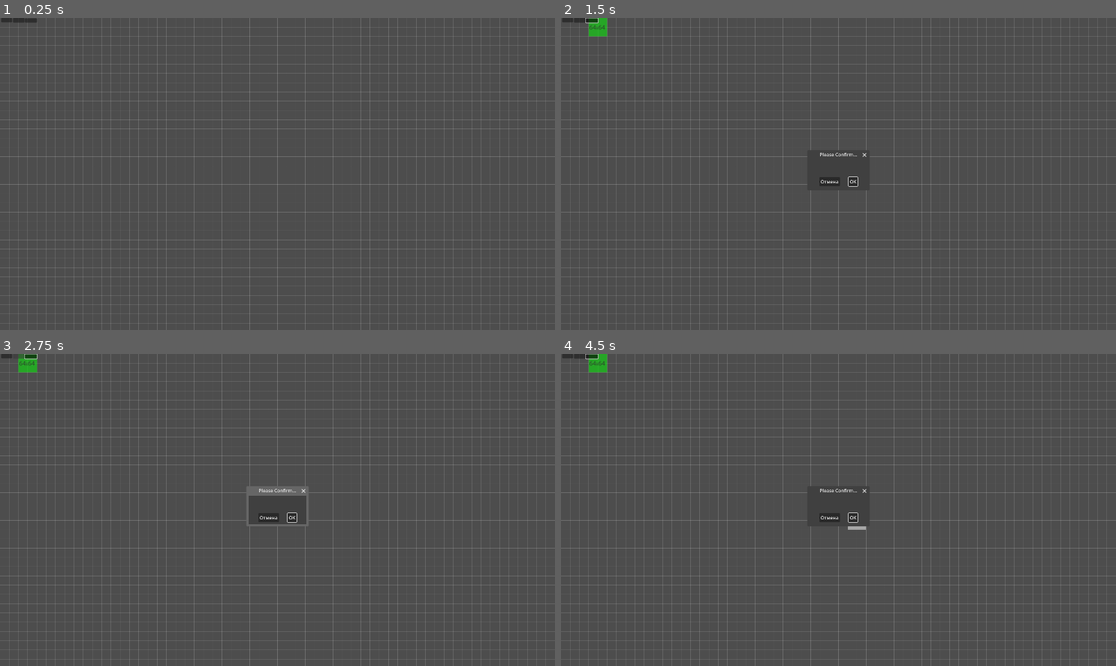
Above: before the commit, frames 1-4 (two rows, left to right).
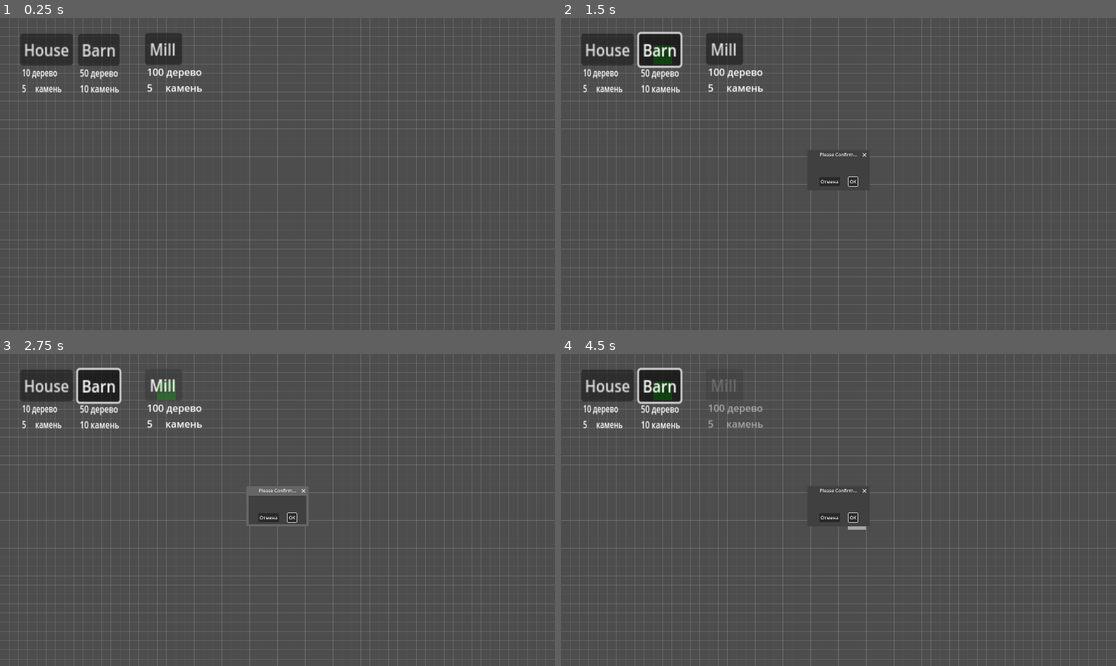
Above: after the commit, the same moments.

Repository: McRamon/Homework
Game: Godot game, scene res://scenes/Main.tscn
The game is run twice, just before and just after one commit, with the same random seed, the same clock (stepped at 60 frames per second) and the same inputs.
Inputs (mouse positions are in pixels of both pictures, inside the frame that each line leads up to; where the layout moved, square brackets give the same spot in the first picture):
- Up to frame 1 (0.25 s): no input
- Up to frame 2 (1.5 s): click (605, 49) [566, 21] at 0.5 s; click (660, 49) [594, 21] at 1.25 s
- Up to frame 3 (2.75 s): click (160, 385) [16, 357] at 2 s
- Up to frame 4 (4.5 s): click "OK" at 2.75 s; click (605, 385) [566, 357] at 3.5 s; click (660, 385) [594, 357] at 4.25 s

The runs differ from the first frame. In frame 1, 2.8% of the frame differs, in the area x 0-37%, y 0-25%; in frame 2, 3.2%; in frame 3, 2.8%; in frame 4, 2.6%.

Commit message:
Улучшение строительства 1.1
+стоимость постройки
+ресурс менеджер

Diff:
--- a/scenes/Main.tscn
+++ b/scenes/Main.tscn
@@ -1,9 +1,10 @@
-[gd_scene load_steps=6 format=3 uid="uid://cuqwiwbmexb2b"]
+[gd_scene load_steps=7 format=3 uid="uid://cuqwiwbmexb2b"]
 
 [ext_resource type="Script" uid="uid://cskd1pbx25sbl" path="res://scripts/main.gd" id="1_elqb8"]
 [ext_resource type="PackedScene" uid="uid://bg0fpe7icftou" path="res://scenes/house.tscn" id="2_rarhs"]
 [ext_resource type="PackedScene" uid="uid://cskwht2ywc8fl" path="res://scenes/barn.tscn" id="3_vcsgt"]
 [ext_resource type="PackedScene" uid="uid://chi8mgnkjlrte" path="res://scenes/mill.tscn" id="4_c01mt"]
+[ext_resource type="Script" uid="uid://bnklsggrwv3r5" path="res://scripts/resource_manager.gd" id="5_c01mt"]
 [ext_resource type="Script" uid="uid://cwih4o76gqssw" path="res://scripts/grid.gd" id="5_vcsgt"]
 
 [node name="Main" type="Node2D"]
@@ -11,6 +12,9 @@
 house_scene = ExtResource("2_rarhs")
 barn_scene = ExtResource("3_vcsgt")
 mill_scene = ExtResource("4_c01mt")
+
+[node name="ResourceManager" type="Node" parent="."]
+script = ExtResource("5_c01mt")
 
 [node name="Grid" type="Node2D" parent="."]
 script = ExtResource("5_vcsgt")
@@ -20,19 +24,55 @@
 [node name="CanvasLayer" type="CanvasLayer" parent="."]
 
 [node name="HouseButton" type="Button" parent="CanvasLayer"]
-offset_left = 4.0
-offset_right = 42.0
-offset_bottom = 15.0
+offset_left = 70.0
+offset_top = 54.0
+offset_right = 127.0
+offset_bottom = 85.0
+scale = Vector2(3.19059, 3.56282)
+text = "House"
+
+[node name="Label" type="Label" parent="CanvasLayer/HouseButton"]
+offset_left = 2.0
+offset_top = 31.0
+offset_right = 93.0
+offset_bottom = 80.0
+scale = Vector2(0.475934, 0.5896)
+text = "10 дерево
+5     камень"
 
 [node name="BarnButton" type="Button" parent="CanvasLayer"]
-offset_left = 86.0
-offset_top = 1.0
-offset_right = 128.0
-offset_bottom = 16.0
+offset_left = 270.0
+offset_top = 55.0
+offset_right = 315.0
+offset_bottom = 86.0
+scale = Vector2(3.19059, 3.56282)
+text = "Barn"
+
+[node name="Label" type="Label" parent="CanvasLayer/BarnButton"]
+offset_left = 2.0
+offset_top = 31.0
+offset_right = 93.0
+offset_bottom = 80.0
+scale = Vector2(0.515705, 0.5896)
+text = "50 дерево
+10 камень"
 
 [node name="MillButton" type="Button" parent="CanvasLayer"]
-offset_left = 45.0
-offset_right = 85.0
-offset_bottom = 16.0
+offset_left = 502.0
+offset_top = 52.0
+offset_right = 542.0
+offset_bottom = 83.0
+scale = Vector2(3.19059, 3.56282)
+text = "Mill"
+
+[node name="Label" type="Label" parent="CanvasLayer/MillButton"]
+layout_mode = 0
+offset_left = 2.0
+offset_top = 31.0
+offset_right = 93.0
+offset_bottom = 80.0
+scale = Vector2(0.666285, 0.5896)
+text = "100 дерево
+5     камень"
 
 [node name="PlaceDialog" type="ConfirmationDialog" parent="CanvasLayer"]
--- a/scenes/barn.tscn
+++ b/scenes/barn.tscn
@@ -10,6 +10,10 @@
 script = ExtResource("1_xlpyp")
 footprint = Vector2i(8, 4)
 build_time = 5.0
+cost = {
+"stone": 10,
+"wood": 50
+}
 
 [node name="Sprite2D" type="Sprite2D" parent="."]
 texture = ExtResource("2_ldo1f")
@@ -28,3 +32,16 @@
 offset_bottom = -79.0
 text = "00:00:00"
 metadata/_edit_use_anchors_ = true
+
+[node name="CostLabel" type="Label" parent="."]
+anchors_preset = -1
+anchor_left = 0.5
+anchor_top = 5.86957
+anchor_right = 0.5
+anchor_bottom = 5.86957
+offset_left = -31.0
+offset_top = 66.0
+offset_right = 33.0
+offset_bottom = 89.0
+text = "00:00:00"
+metadata/_edit_use_anchors_ = true
--- a/scenes/house.tscn
+++ b/scenes/house.tscn
@@ -24,5 +24,13 @@
 text = "00:00:00"
 metadata/_edit_use_anchors_ = true
 
+[node name="CostLabel" type="Label" parent="."]
+offset_left = -31.0
+offset_top = 33.0
+offset_right = 33.0
+offset_bottom = 56.0
+text = "00:00:00"
+metadata/_edit_use_anchors_ = true
+
 [node name="BuildTimer" type="Timer" parent="."]
 one_shot = true
--- a/scenes/mill.tscn
+++ b/scenes/mill.tscn
@@ -6,9 +6,13 @@
 [sub_resource type="RectangleShape2D" id="RectangleShape2D_r14oo"]
 size = Vector2(253, 258)
 
-[node name="House" type="Area2D"]
+[node name="Mill" type="Area2D"]
 script = ExtResource("1_on67h")
 footprint = Vector2i(8, 8)
+cost = {
+"stone": 5,
+"wood": 100
+}
 
 [node name="Sprite2D" type="Sprite2D" parent="."]
 texture = ExtResource("2_r14oo")
@@ -27,3 +31,11 @@
 offset_bottom = -147.0
 text = "00:00:00"
 metadata/_edit_use_anchors_ = true
+
+[node name="CostLabel" type="Label" parent="."]
+offset_left = -30.0
+offset_top = 133.0
+offset_right = 34.0
+offset_bottom = 156.0
+text = "00:00:00"
+metadata/_edit_use_anchors_ = true
--- a/scripts/buildings/building.gd
+++ b/scripts/buildings/building.gd
@@ -2,61 +2,68 @@
 extends Area2D
 
 @export var footprint: Vector2i = Vector2i(1, 1)
-@export var build_time: float  = 3.0
+@export var build_time: float   = 3.0
+@export var cost: Dictionary    = {"wood": 10, "stone": 5}
 
-# автоматически найдёт твой Label и Shape
-@onready var countdown_label: Label = $CountdownLabel
-@onready var collision_shape: CollisionShape2D = $CollisionShape2D
+@onready var cost_label:       Label            = $CostLabel
+@onready var countdown_label:  Label            = $CountdownLabel
+@onready var collision_shape:  CollisionShape2D = $CollisionShape2D
 
-var _time_left := 0.0
-var _in_progress := false
+var _time_left:   float = 0.0
+var _in_progress: bool  = false
+
+func _ready() -> void:
+	# При загрузке сцены сразу показываем стоимость
+	_update_cost_label()
+	cost_label.visible = true
+	countdown_label.visible = false
+	collision_shape.disabled = false
 
 func get_footprint() -> Vector2i:
 	return footprint
 
-# Запускается из main.gd: bld.start_build()
 func start_build() -> void:
-	# 1) Переключаем в «черновик»
+	# Входим в режим строительства
 	modulate = Color(1,1,1,0.5)
 	collision_shape.disabled = true
 
-	# 2) Показываем Label и готовим счётчик
+	# Скрываем cost_label, показываем таймер
+	cost_label.visible = false
 	countdown_label.visible = true
-	_time_left = build_time
-	_in_progress = true
 
-	# 3) Включаем _process() для обновления счётчика
+	_time_left    = build_time
+	_in_progress  = true
 	set_process(true)
-	_update_label()
+	_update_countdown()
 
 func _process(delta: float) -> void:
 	if not _in_progress:
 		return
-
 	_time_left = max(_time_left - delta, 0)
-	_update_label()
-
+	_update_countdown()
 	if _time_left <= 0:
 		_on_build_complete()
 
-func _update_label() -> void:
-	# берём общее оставшееся время в секундах (целое)
+func _update_countdown() -> void:
 	var total_seconds = int(ceil(_time_left))
-	# вычисляем часы, минуты и секунды
 	var hours   = total_seconds / 3600
 	var minutes = (total_seconds / 60) % 60
 	var seconds = total_seconds % 60
-	# форматируем с ведущими нулями: "HH:MM:SS"
 	countdown_label.text = "%02d:%02d:%02d" % [hours, minutes, seconds]
 
 func _on_build_complete() -> void:
-	# 1) Финализируем внешность
+	# Завершаем строительство
 	modulate = Color(1,1,1,1)
 	collision_shape.disabled = false
 	countdown_label.visible = false
-
-	# 2) Выключаем процесс
 	_in_progress = false
 	set_process(false)
 
-	# сюда же можно добавить любые анимации, звуки и т.п.
+func _update_cost_label() -> void:
+	# Формируем текст вида:
+	# wood: 10
+	# stone: 5
+	var lines := []
+	for resource in cost.keys():
+		lines.append("%s: %d" % [resource, cost[resource]])
+	cost_label.text = String("\n").join(lines)
--- a/scripts/main.gd
+++ b/scripts/main.gd
@@ -1,12 +1,14 @@
+# res://Scripts/main.gd
 extends Node2D
 
 @export var house_scene: PackedScene
 @export var barn_scene:  PackedScene
 @export var mill_scene:  PackedScene
 
-# текущая сцена и её footprint
+# текущая сцена и её footprint/cost
 var _mode_scene: PackedScene
 var _mode_footprint: Vector2i = Vector2i(1, 1)
+var _mode_cost: Dictionary = {}
 
 # ghost-превью
 var _ghost: Sprite2D
@@ -16,79 +18,84 @@
 var _pending_cell
 var _pending_snap
 
-# занятые клетки (Vector2i → bool)
-var _occupied := {}
+# занятые клетки
+var _occupied := {}  # Dictionary<Vector2i, bool>
 
 func _ready() -> void:
-	# создаём ghost
+	# 1) Ghost-превью
 	_ghost = Sprite2D.new()
 	add_child(_ghost)
 	_ghost.visible = false
 
-	# UI-кнопки
+	# 2) UI-кнопки
 	$CanvasLayer/HouseButton.pressed.connect(self._on_house_button)
 	$CanvasLayer/BarnButton.pressed.connect(self._on_barn_button)
 	$CanvasLayer/MillButton.pressed.connect(self._on_mill_button)
 
-	# ConfirmationDialog под CanvasLayer, имя — PlaceDialog
+	# 3) Диалог подтверждения
 	var dlg = $CanvasLayer/PlaceDialog as ConfirmationDialog
 	dlg.ok_button_text     = "OK"
 	dlg.cancel_button_text = "Отмена"
 	dlg.connect("confirmed", Callable(self, "_on_place_confirmed"))
 	dlg.connect("canceled",   Callable(self, "_on_place_cancelled"))
 
+	# 4) Включаем процесс
 	set_process(true)
 
 func _on_house_button() -> void:
 	_start_placing(house_scene)
+
 func _on_barn_button() -> void:
 	_start_placing(barn_scene)
+
 func _on_mill_button() -> void:
 	_start_placing(mill_scene)
 
 func _start_placing(scene: PackedScene) -> void:
 	_mode_scene = scene
-	# инстанс для получения footprint и текстуры
-	var tmp = scene.instantiate() as Node2D
+
+	# инстанс только ради footprint и cost
+	var tmp = scene.instantiate() as Area2D
 	if tmp.has_method("get_footprint"):
-		_mode_footprint = tmp.call("get_footprint")
+		_mode_footprint = tmp.get_footprint()
 	else:
-		_mode_footprint = Vector2i(1,1)
+		_mode_footprint = Vector2i(1, 1)
+	_mode_cost = tmp.cost
 	_ghost.texture = tmp.get_node("Sprite2D").texture
 	tmp.queue_free()
 
-	_ghost.modulate = Color(0,1,0,0.5)
+	_ghost.modulate = Color(0, 1, 0, 0.5)
 	_ghost.visible  = true
 	_placing        = true
 
 func _process(_delta: float) -> void:
+	# обновляем состояние кнопок
+	_update_build_buttons()
+
 	if not _placing:
 		return
 
-	# привязка курсора к сетке 32×32
+	# привязка к сетке 32×32
 	var mp   = get_viewport().get_mouse_position()
 	var cell = Vector2i(int(mp.x / 32), int(mp.y / 32))
 	var snap = Vector2(cell.x * 32, cell.y * 32)
 
-	# проверяем **только** footprint-клетки (без буфера)
+	# проверка footprint
 	var can_place = true
-	for dx in range(0, _mode_footprint.x):
-		for dy in range(0, _mode_footprint.y):
-			if _occupied.has(cell + Vector2i(dx,dy)):
+	for dx in range(_mode_footprint.x):
+		for dy in range(_mode_footprint.y):
+			if _occupied.has(cell + Vector2i(dx, dy)):
 				can_place = false
 				break
 		if not can_place:
 			break
 
 	# рисуем ghost
-	var center = Vector2(32,32) * 0.5 * Vector2(_mode_footprint.x, _mode_footprint.y)
-	_ghost.global_position = snap + center
-	if can_place:
-		_ghost.modulate = Color(0,1,0,0.5)
-	else:
-		_ghost.modulate = Color(1,0,0,0.5)
+	var center_pos = Vector2(32, 32) * 0.5 * Vector2(_mode_footprint.x, _mode_footprint.y)
+	_ghost.global_position = snap + center_pos
+	_ghost.modulate = Color(0, 1, 0, 0.5) if can_place else Color(1, 0, 0, 0.5)
 
-	# ЛКМ — показываем диалог, ПКМ — отменяем
+	# ЛКМ — показ диалога; ПКМ — отмена
 	if can_place and Input.is_action_just_pressed("mouse_left"):
 		_pending_cell = cell
 		_pending_snap = snap
@@ -96,33 +103,51 @@
 	elif Input.is_action_just_pressed("mouse_right"):
 		_cancel_placing()
 
+func _update_build_buttons() -> void:
+	var rm = $ResourceManager
+	_set_button_state($CanvasLayer/HouseButton, rm.can_afford(_get_cost(house_scene)))
+	_set_button_state($CanvasLayer/BarnButton,  rm.can_afford(_get_cost(barn_scene)))
+	_set_button_state($CanvasLayer/MillButton,  rm.can_afford(_get_cost(mill_scene)))
+
+func _set_button_state(btn: Button, can_buy: bool) -> void:
+	btn.disabled = not can_buy
+	btn.modulate = Color(1, 1, 1, 1) if can_buy else Color(1, 1, 1, 0.5)
+
+func _get_cost(scene: PackedScene) -> Dictionary:
+	var tmp = scene.instantiate() as Area2D
+	var c = tmp.cost
+	tmp.queue_free()
+	return c
+
 func _on_place_confirmed() -> void:
-	# OK — строим
-	if _pending_cell != null and _pending_snap != null:
+	var rm = $ResourceManager
+	if rm.can_afford(_mode_cost):
+		rm.spend(_mode_cost)
 		_place_building(_pending_cell, _pending_snap)
+	else:
+		print("Недостаточно ресурсов:", _mode_cost)
+
 	_pending_cell = null
 	_pending_snap = null
 
 func _on_place_cancelled() -> void:
-	# Отмена — освобождаем pending-клетки
 	if _pending_cell != null:
 		for dx in range(_mode_footprint.x):
 			for dy in range(_mode_footprint.y):
-				_occupied.erase(_pending_cell + Vector2i(dx,dy))
+				_occupied.erase(_pending_cell + Vector2i(dx, dy))
 	_cancel_placing()
 	_pending_cell = null
 	_pending_snap = null
 
 func _place_building(cell: Vector2i, snap: Vector2) -> void:
-	# резервируем сами footprint-клетки
+	# резервируем footprint
 	for dx in range(_mode_footprint.x):
 		for dy in range(_mode_footprint.y):
-			_occupied[cell + Vector2i(dx,dy)] = true
+			_occupied[cell + Vector2i(dx, dy)] = true
 
-	# инстансим здание и запускаем его таймер
 	var bld = _mode_scene.instantiate() as Area2D
-	var center = Vector2(32,32) * 0.5 * Vector2(_mode_footprint.x, _mode_footprint.y)
-	bld.global_position = snap + center
+	var center_pos = Vector2(32, 32) * 0.5 * Vector2(_mode_footprint.x, _mode_footprint.y)
+	bld.global_position = snap + center_pos
 	$Buildings.add_child(bld)
 	bld.start_build()
 
--- /dev/null
+++ b/scripts/resource_manager.gd
@@ -0,0 +1,28 @@
+# res://Scripts/ResourceManager.gd
+extends Node
+
+# словарь ресурсов: String → int
+var resources := {
+	"wood": 100,
+	"stone": 50,
+	"food": 30
+}
+
+signal resource_changed(type, amount)
+
+func add_resource(type: String, amount: int) -> void:
+	resources[type] = resources.get(type, 0) + amount
+	emit_signal("resource_changed", type, resources[type])
+
+# Проверяет, хватает ли по всем позициям
+func can_afford(cost: Dictionary) -> bool:
+	for t in cost.keys():
+		if resources.get(t, 0) < cost[t]:
+			return false
+	return true
+
+# Списывает ресурсы (предполагаем, что перед этим вызван can_afford)
+func spend(cost: Dictionary) -> void:
+	for t in cost.keys():
+		resources[t] = resources.get(t, 0) - cost[t]
+		emit_signal("resource_changed", t, resources[t])
Not shown, added: scripts/resource_manager.gd.uid
